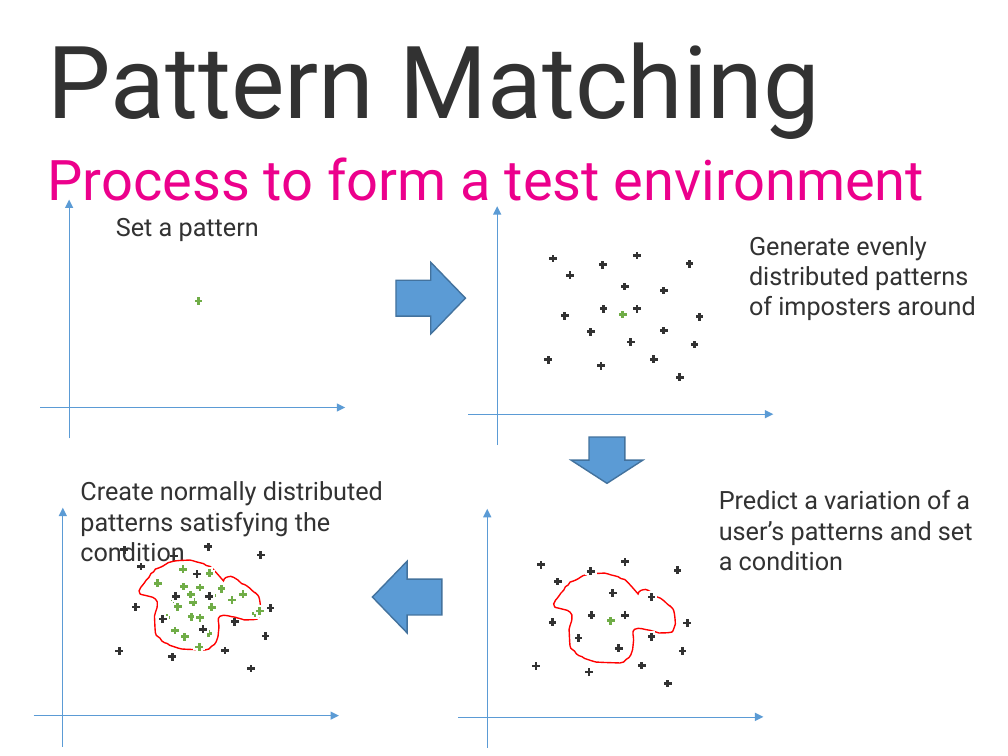
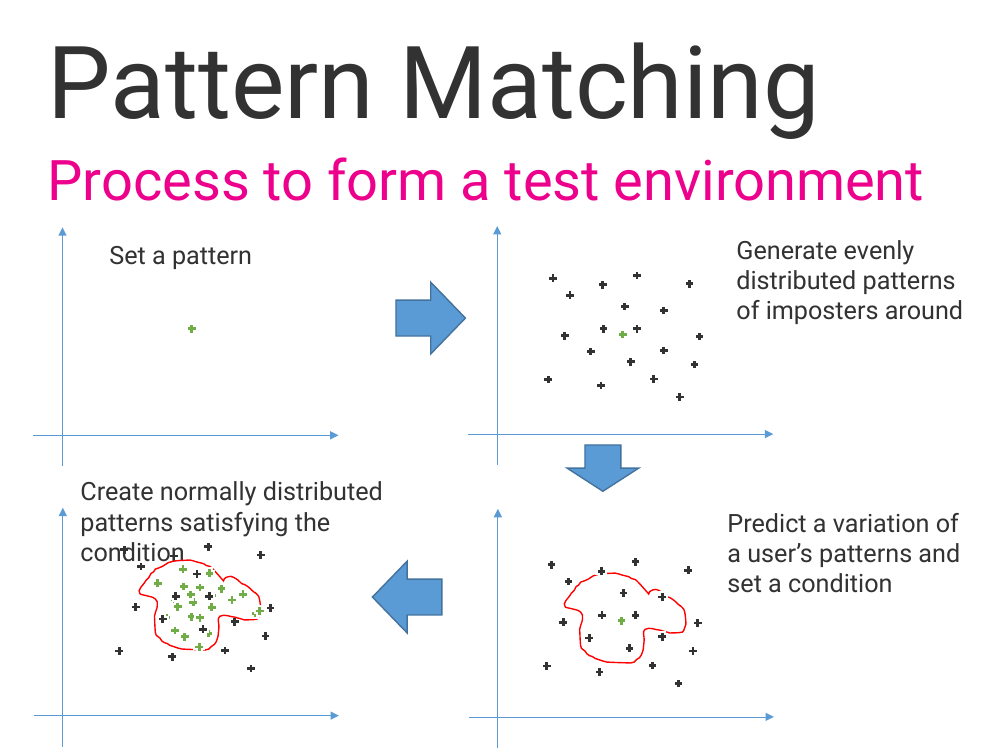
Before and after one commit to swift-fox/ksd-auth, a slide deck: slide 9 of ksd-auth.pptx. Drawn at 1008x756 pixels with LibreOffice and Linux fonts; fonts in the diff are those of the drawing; background and template pictures are left out. Boxes give left, top, right and bottom in pixels: in the first picture for what was removed or moved away, otherwise in the second. Text is boxed around its words. In the diff, an @@ line names an element or a change of style, - is before the commit and + after.

```diff
--- a/ksd-auth.pptx
+++ b/ksd-auth.pptx
@@ arrow moved from (70, 438) - (70, 200) to (62, 467) - (62, 228) @@
@@ text "Set a pattern": place and size @@
-text "Set a pattern" at [116, 218, 259, 241]
+text "Set a pattern" at [109, 246, 252, 269]
@@ text "Generate evenly distributed patterns of ...": place and size @@
-text "Generate evenly distributed patterns of ..." at [749, 236, 975, 320]
+text "Generate evenly distributed patterns of ..." at [736, 240, 963, 324]
@@ plus: place and size @@
-plus at [194, 296, 204, 306]
+plus at [187, 324, 198, 334]
@@ 20 pluses, 2 arrows, 1 down arrow: place and size @@
-20 pluses, 2 arrows, 1 down arrow at [396, 207, 773, 446]
+20 pluses, 2 arrows, 1 down arrow at [396, 226, 773, 465]
@@ arrow moved from (40, 407) - (345, 407) to (33, 435) - (339, 435) @@
@@ down arrow: place and size @@
-down arrow at [572, 437, 643, 484]
+down arrow at [568, 445, 639, 491]
@@ text "Predict a variation of a ..." rewrapped from [719, 490, 973, 571] to [727, 513, 960, 593] @@
@@ 20 pluses, 2 arrows, 1 freeform shape: place and size @@
-20 pluses, 2 arrows, 1 freeform shape at [459, 509, 763, 748]
+20 pluses, 2 arrows, 1 freeform shape at [469, 509, 774, 748]
```
Also in this commit, not shown: 2 other slides changed, 1 other file.
